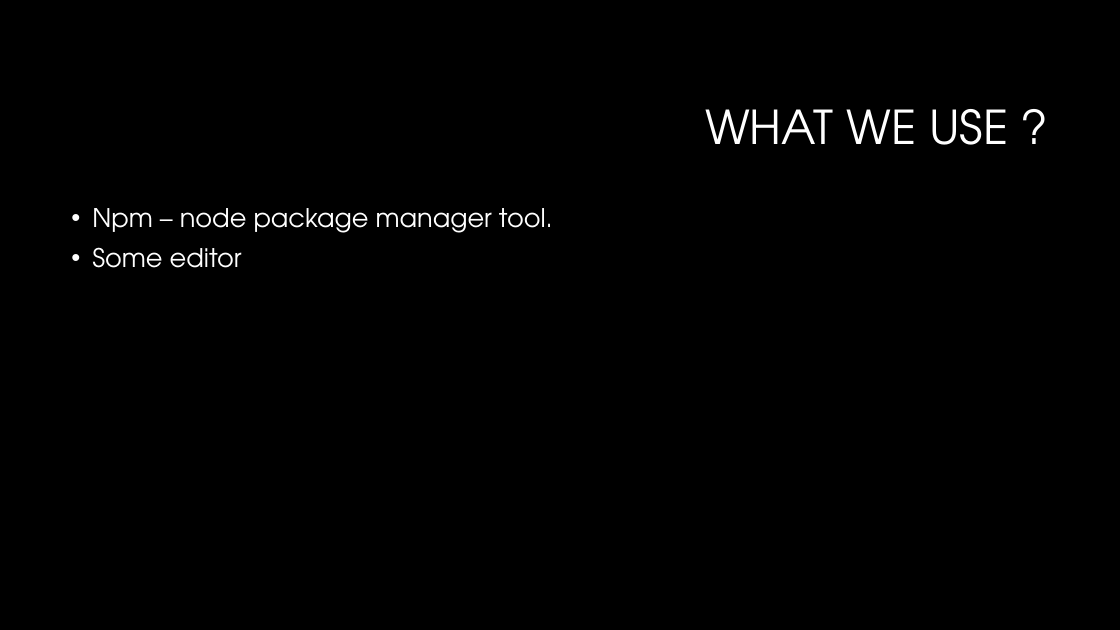
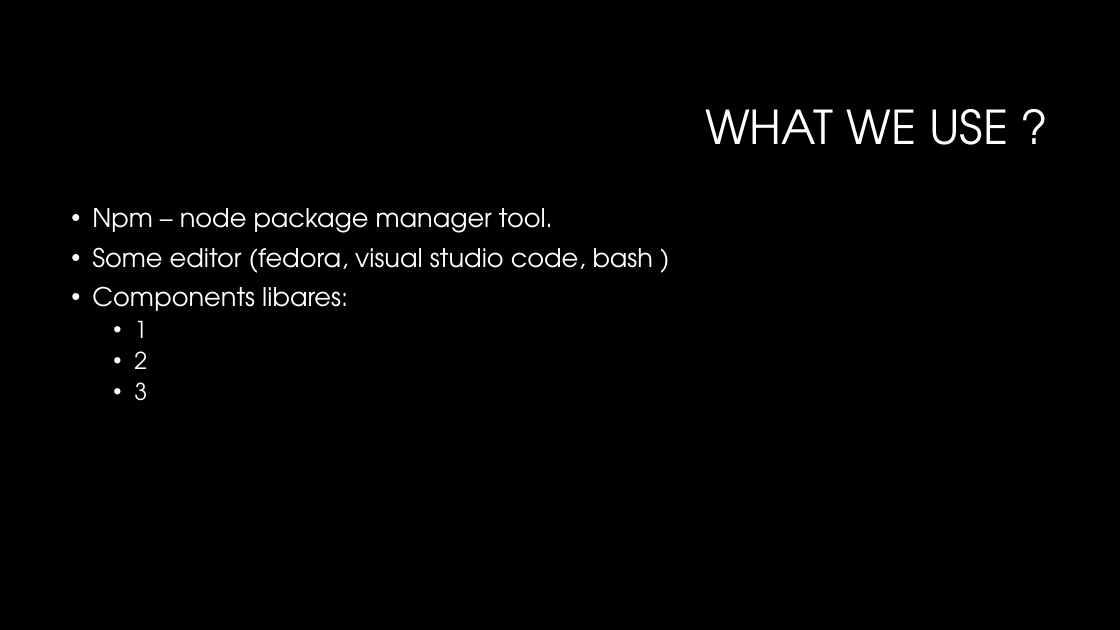
Before and after one commit to mjarzebkowski/AGH_ReactContainersPresentation, a slide deck: slide 2 of ReactContainers.pptx. Drawn at 1120x630 pixels with LibreOffice and Linux fonts; fonts in the diff are those of the drawing; background and template pictures are left out. Boxes give left, top, right and bottom in pixels: in the first picture for what was removed or moved away, otherwise in the second. Text is boxed around its words. In the diff, an @@ line names an element or a change of style, - is before the commit and + after.

```diff
--- a/ReactContainers.pptx
+++ b/ReactContainers.pptx
@@ text at (x1=92, y1=247, x2=654, y2=401): text changed @@
-• Some editor
+• Some editor (fedora, visual studio code, bash )
+• Components libares:
+  • 1
+  • 2
+  • 3
```
Also in this commit, not shown: 4 other slides changed.
